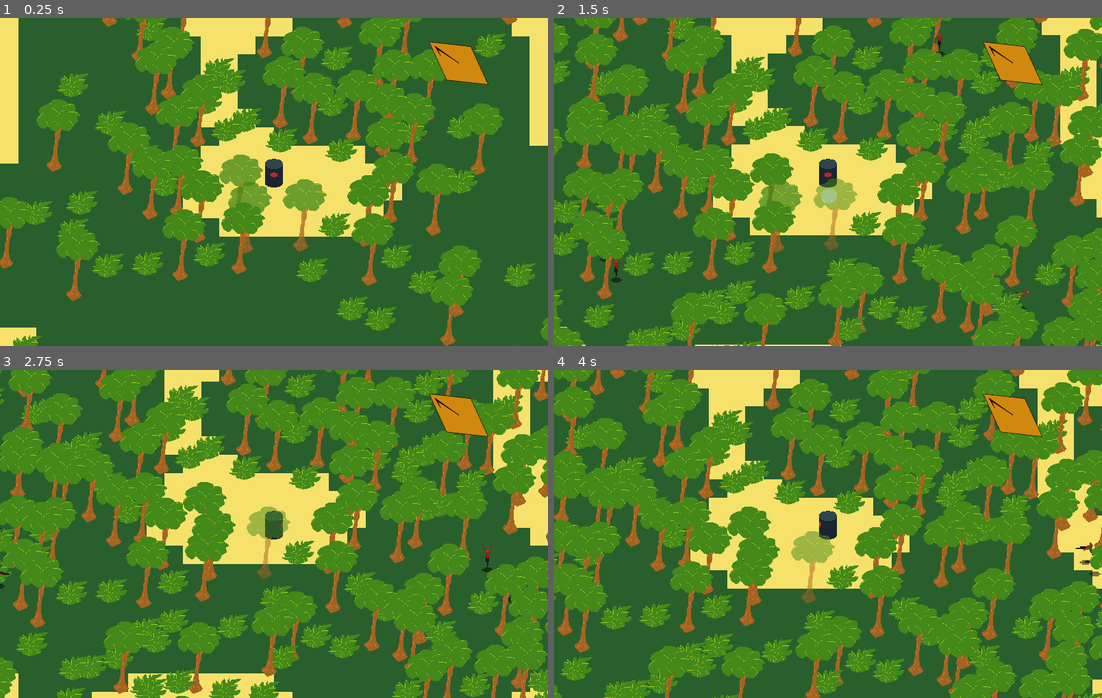
Above: before the commit, frames 1-4 (two rows, left to right).
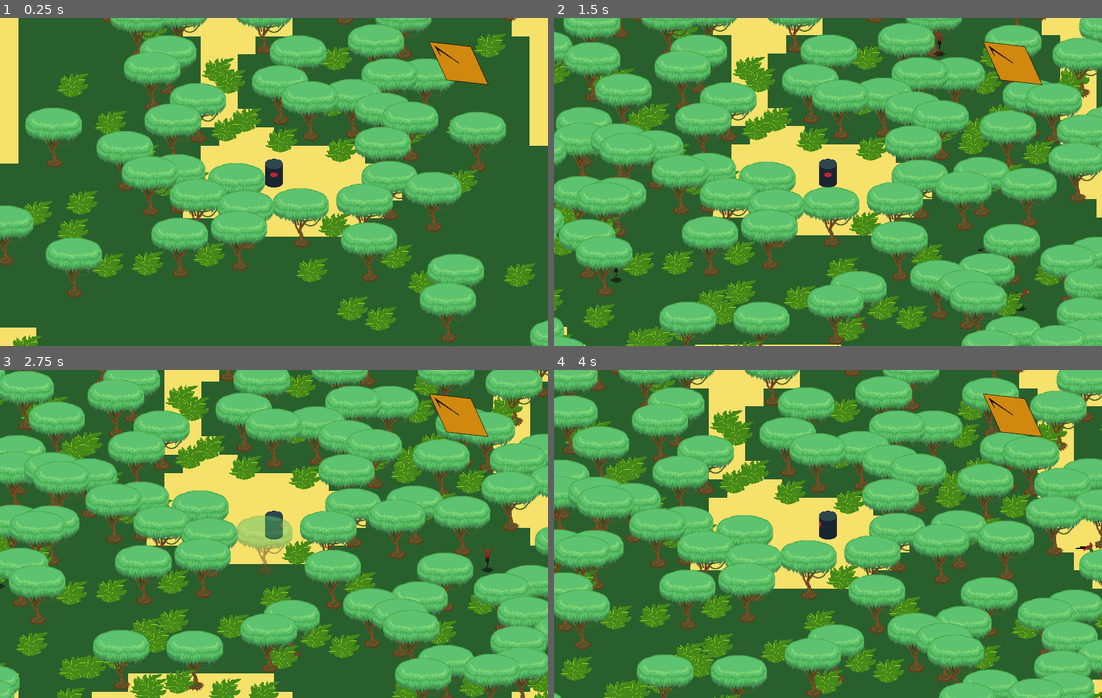
Above: after the commit, the same moments.

Repository: gamkedo-la/Jungle-Adventure
Game: Godot game, scene res://World.tscn
Same seed, same stepped clock (60 frames per second), same inputs: the game is played once before the commit and once after it.
Inputs (mouse positions are in pixels of both pictures, inside the frame that each line leads up to):
- Up to frame 1 (0.25 s): no input
- Up to frame 2 (1.5 s): move the mouse to (948, 165) at 0.52 s; hold Right (ui_right) 0.53-1.28 s; tap C (action) at 0.6, 1.35 s; move the mouse to (718, 198) at 1.27 s; hold Down (ui_down) from 1.28 s (still down)
- Up to frame 3 (2.75 s): move the mouse to (328, 461) at 2.02 s; release Down (ui_down) at 2.03 s; hold Right (ui_right) from 2.03 s (still down); tap C (action) at 2.1 s
- Up to frame 4 (4 s): move the mouse to (800, 599) at 2.77 s; release Right (ui_right) at 2.78 s; hold Up (ui_up) 2.78-3.53 s; tap C (action) at 2.85, 3.6 s; move the mouse to (992, 583) at 3.52 s; hold Left (ui_left) from 3.53 s (still down)

The runs differ from the first frame. In frame 1, 33% of the frame differs, in the area x 0-100%, y 0-100%; in frame 2, 56%; in frame 3, 54%; in frame 4, 57%.

Commit message:
Using new tree art

Diff:
--- a/Landmarks.tscn
+++ b/Landmarks.tscn
@@ -2,7 +2,7 @@
 
 [ext_resource path="res://Room.tscn" type="PackedScene" id=1]
 [ext_resource path="res://Temp_tileset.png" type="Texture" id=2]
-[ext_resource path="res://Effects/Bubbles.tscn" type="PackedScene" id=3]
+[ext_resource path="res://Landmarks/BurpingClam.tscn" type="PackedScene" id=3]
 
 [sub_resource type="ConvexPolygonShape2D" id=1]
 points = PoolVector2Array( 0, 0, 64, 0, 64, 64, 0, 64 )
@@ -107,17 +107,8 @@
 [node name="CollisionShape2D" parent="0" index="1"]
 shape = SubResource( 4 )
 
-[node name="Particles2D" parent="0/ForMemberBranch" index="0" instance=ExtResource( 3 )]
-position = Vector2( 128.579, 684.169 )
-
-[node name="Particles2D2" parent="0/ForMemberBranch" index="1" instance=ExtResource( 3 )]
-position = Vector2( 117.468, 109.531 )
-
-[node name="Particles2D3" parent="0/ForMemberBranch" index="2" instance=ExtResource( 3 )]
-position = Vector2( 1039.75, 123.817 )
-
-[node name="Particles2D4" parent="0/ForMemberBranch" index="3" instance=ExtResource( 3 )]
-position = Vector2( 1049.27, 679.407 )
+[node name="BurpingClam" parent="0/ForMemberBranch" index="0" instance=ExtResource( 3 )]
+position = Vector2( 387.326, 376.214 )
 
 [node name="1" parent="." instance=ExtResource( 1 )]
 permanent = true
--- a/Plant/Temp-Tree.tscn
+++ b/Plant/Temp-Tree.tscn
@@ -1,6 +1,6 @@
 [gd_scene load_steps=9 format=2]
 
-[ext_resource path="res://Plant/temp-tree.png" type="Texture" id=1]
+[ext_resource path="res://Plant/tree1idlestates.png" type="Texture" id=1]
 [ext_resource path="res://Plant/plant.gd" type="Script" id=2]
 
 [sub_resource type="CircleShape2D" id=1]
@@ -19,7 +19,7 @@
 "times": PoolRealArray( 0, 11, 21.8, 30.2, 38.2, 45 ),
 "transitions": PoolRealArray( 1, 1, 1, 1, 1, 1 ),
 "update": 1,
-"values": [ 5, 4, 2, 2, 1, 0 ]
+"values": [ 4, 4, 2, 2, 1, 0 ]
 }
 tracks/1/type = "value"
 tracks/1/path = NodePath("CollisionShape2D:disabled")
@@ -52,6 +52,18 @@
 "args": [ 1 ],
 "method": "add_hp"
 } ]
+}
+tracks/3/type = "value"
+tracks/3/path = NodePath("RenderArea2D/CollisionShape2D:disabled")
+tracks/3/interp = 1
+tracks/3/loop_wrap = true
+tracks/3/imported = false
+tracks/3/enabled = true
+tracks/3/keys = {
+"times": PoolRealArray( 0.1, 21.2 ),
+"transitions": PoolRealArray( 1, 1 ),
+"update": 1,
+"values": [ true, false ]
 }
 
 [sub_resource type="Animation" id=3]
@@ -112,8 +124,9 @@
 "values": [ Color( 1, 1, 1, 1 ), Color( 1, 1, 1, 0.501961 ) ]
 }
 
-[sub_resource type="RectangleShape2D" id=6]
-extents = Vector2( 96, 99 )
+[sub_resource type="CapsuleShape2D" id=6]
+radius = 53.0
+height = 42.0
 
 [node name="Temp-Tree" type="StaticBody2D"]
 collision_layer = 33
@@ -121,12 +134,15 @@
 maxHP = 3
 
 [node name="Sprite" type="Sprite" parent="."]
-position = Vector2( 8, -97 )
+position = Vector2( 0, -84 )
+scale = Vector2( 2, 2 )
 texture = ExtResource( 1 )
-hframes = 6
+hframes = 5
+frame = 4
 
 [node name="CollisionShape2D" type="CollisionShape2D" parent="."]
 shape = SubResource( 1 )
+disabled = true
 
 [node name="AnimationPlayer" type="AnimationPlayer" parent="."]
 autoplay = "Idle"
@@ -144,10 +160,9 @@
 shape = SubResource( 1 )
 
 [node name="RenderArea2D" type="Area2D" parent="."]
-visible = false
 
 [node name="CollisionShape2D" type="CollisionShape2D" parent="RenderArea2D"]
-position = Vector2( 8, -127 )
+position = Vector2( 0, -70 )
 shape = SubResource( 6 )
 [connection signal="area_entered" from="Area2D" to="." method="_on_Area2D_area_entered"]
 [connection signal="body_entered" from="RenderArea2D" to="." method="_on_RenderArea2D_body_entered"]
--- a/Room.gd
+++ b/Room.gd
@@ -59,6 +59,16 @@
 			branch_for_members.call_deferred("add_child", animal)
 
 
+	for new_member in forMemberBranch.get_children():
+		forMemberBranch.remove_child(new_member)
+		branch_for_members.add_child(new_member)
+		var x = new_member.position.x/CELL_SIZE
+		var y = new_member.position.y/CELL_SIZE
+		_members[Vector2(x, y).round()] = new_member
+		new_member.position += position
+	forMemberBranch.queue_free()
+
+
 func find_this_room(branch_for_members):
 	for new_member in forMemberBranch.get_children():
 		forMemberBranch.remove_child(new_member)
